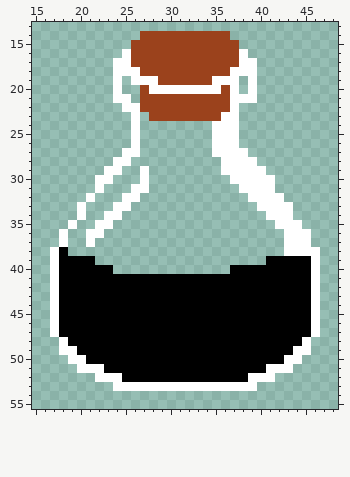
Pixel-art sprite, stored at CandleLight/Assets/Resources/Sprites/Events/OilVial.png. The first picture shows the starting point.
The file is 192x192 pixels, drawn in blocks of 3x3; one block is one cell here. Shown: x 15..48, y 13..55.
The result:
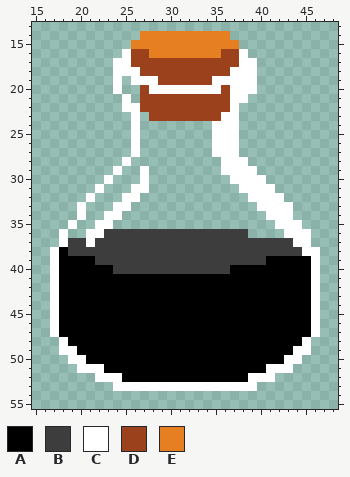
Palette (. is transparent): A #000000  B #3d3d3d  C #ffffff  D #9b421c  E #e67e22
Difference:
y 14: x 27..36 DDDDDDDDDD -> EEEEEEEEEE
y 15: x 26..37 DDDDDDDDDDDD -> EEEEEEEEEEEE
y 16: x 28..35 DDDDDDDD -> EEEEEEEE
y 19..20: x 38 . -> C
y 21: x 24 C -> .; x 39 C -> .
y 27: x 25 C -> .; x 38 C -> .
y 28: x 24 C -> .; x 39 C -> .
y 29: x 23 C -> .; x 40 C -> .
y 30: x 22 C -> .; x 41 C -> .
y 36: x 23..38 ................ -> BBBBBBBBBBBBBBBB
y 37: x 19..20 .. -> BB; x 22..43 .....................C -> BBBBBBBBBBBBBBBBBBBBBB
y 38: x 19..44 ........................CC -> BBBBBBBBBBBBBBBBBBBBBBBBBB
y 39: x 22..40 ................... -> BBBBBBBBBBBBBBBBBBB
y 40: x 24..36 ............. -> BBBBBBBBBBBBB
Boxes around the changes in both pictures, in picture pixels (x1, y1, x2, y2):
changed: (113, 31, 257, 103)
erased: (95, 148, 131, 184)
erased: (239, 148, 275, 184)
changed: (68, 229, 302, 274)
